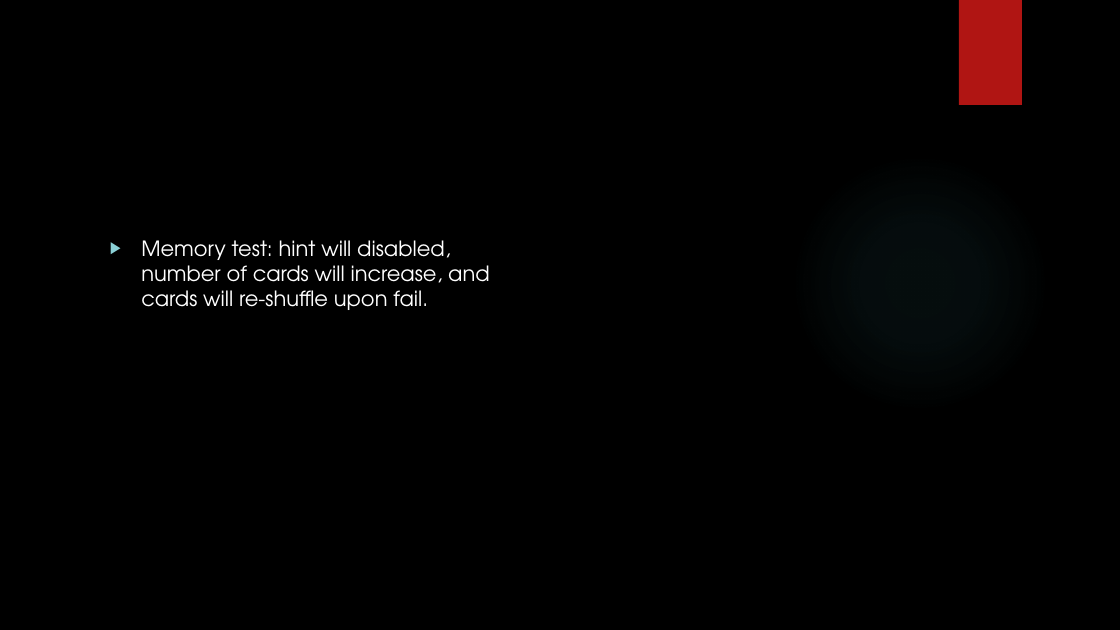
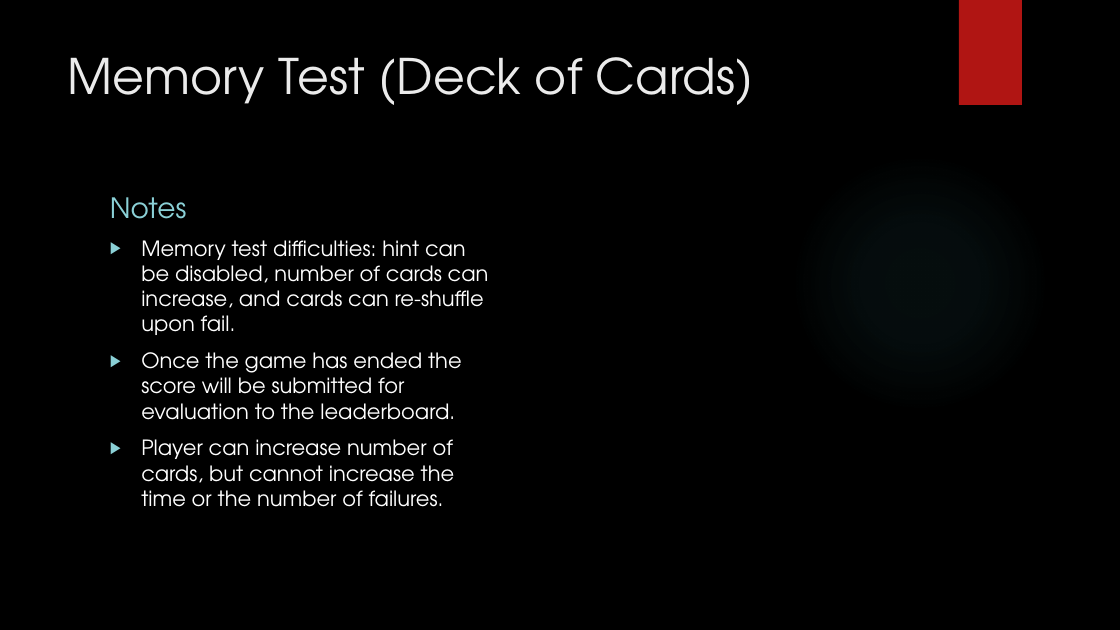
Before and after one commit to IgnitionOrk/SCaR_Arcade, a slide deck: slide 13 of SCaRArcade.pptx. Drawn at 1120x630 pixels with LibreOffice and Linux fonts; fonts in the diff are those of the drawing; background and template pictures are left out. Boxes give left, top, right and bottom in pixels: in the first picture for what was removed or moved away, otherwise in the second. Text is boxed around its words. In the diff, an @@ line names an element or a change of style, - is before the commit and + after.

```diff
--- a/SCaRArcade.pptx
+++ b/SCaRArcade.pptx
@@ title added at (68, 57, 753, 105), 42 pt, text #EBEBEB @@
+Memory Test (Deck of Cards)
@@ text added at (110, 197, 187, 219), 24 pt, text #8AD0D6 @@
+Notes
@@ text at (141, 240, 489, 507): text changed @@
-▶ Memory test: hint will disabled, number of cards will increase, and cards will re-shuffle upon fail.
+▶ Memory test difficulties: hint can be disabled, number of cards can increase, and cards can re-shuffle upon fail.
+▶ Once the game has ended the score will be submitted for evaluation to the leaderboard.
+▶ Player can increase number of cards, but cannot increase the time or the number of failures.
```
Also in this commit, not shown: 2 other slides changed, 1 slide added.
